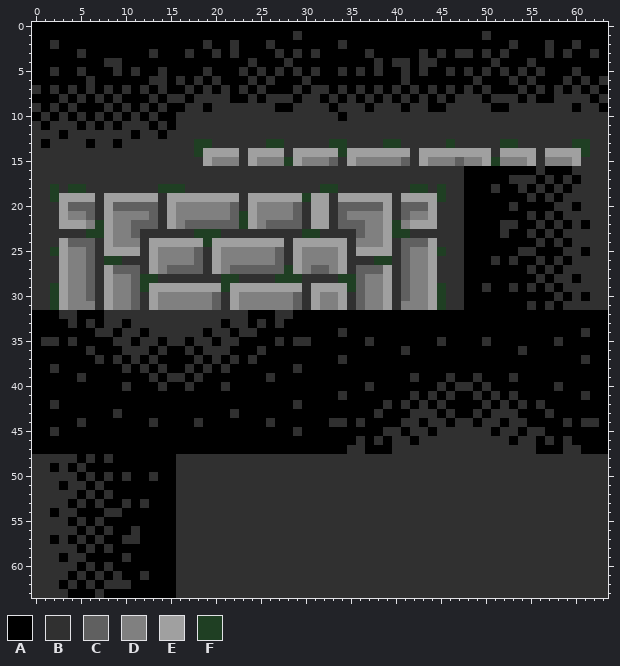
A pixel-art sprite gets an edit: sprites/Walls/tilemap.png. This is how it looked before the edit.
The file is 64x64 pixels.
Palette (. is transparent): A #000000  B #303030  C #606060  D #808080  E #a0a0a0  F #1f3f23
Pixels before (only the part around the change), first column x 16:
44 AABAAAAAAABAAAAAABBABAAAABBABBABBABBABBAAAABABBA
45 AAAAAAAAAAAAABAAAAAAAAABBABBABBBBBBABBABBAAAAAAA
46 AAAAAAAAAAAAAAAAAAAABABABBABBBBBBBBBBABBABABAAAA
47 AAAAAAAAAAAAAAAAAAABBAAABBBBBBBBBBBBBBBBAAABBAAA
48 BBBBBBBBBBBBBBBBBBBBBBBBBBBBBBBBBBBBBBBBBBBBBBBB
49 BBBBBBBBBBBBBBBBBBBBBBBBBBBBBBBBBBBBBBBBBBBBBBBB
50 BBBBBBBBBBBBBBBBBBBBBBBBBBBBBBBBBBBBBBBBBBBBBBBB
51 BBBBBBBBBBBBBBBBBBBBBBBBBBBBBBBBBBBBBBBBBBBBBBBB
52 BBBBBBBBBBBBBBBBBBBBBBBBBBBBBBBBBBBBBBBBBBBBBBBB
53 BBBBBBBBBBBBBBBBBBBBBBBBBBBBBBBBBBBBBBBBBBBBBBBB
54 BBBBBBBBBBBBBBBBBBBBBBBBBBBBBBBBBBBBBBBBBBBBBBBB
55 BBBBBBBBBBBBBBBBBBBBBBBBBBBBBBBBBBBBBBBBBBBBBBBB
56 BBBBBBBBBBBBBBBBBBBBBBBBBBBBBBBBBBBBBBBBBBBBBBBB
57 BBBBBBBBBBBBBBBBBBBBBBBBBBBBBBBBBBBBBBBBBBBBBBBB
58 BBBBBBBBBBBBBBBBBBBBBBBBBBBBBBBBBBBBBBBBBBBBBBBB
59 BBBBBBBBBBBBBBBBBBBBBBBBBBBBBBBBBBBBBBBBBBBBBBBB
60 BBBBBBBBBBBBBBBBBBBBBBBBBBBBBBBBBBBBBBBBBBBBBBBB
61 BBBBBBBBBBBBBBBBBBBBBBBBBBBBBBBBBBBBBBBBBBBBBBBB
62 BBBBBBBBBBBBBBBBBBBBBBBBBBBBBBBBBBBBBBBBBBBBBBBB
63 BBBBBBBBBBBBBBBBBBBBBBBBBBBBBBBBBBBBBBBBBBBBBBBB
New version:
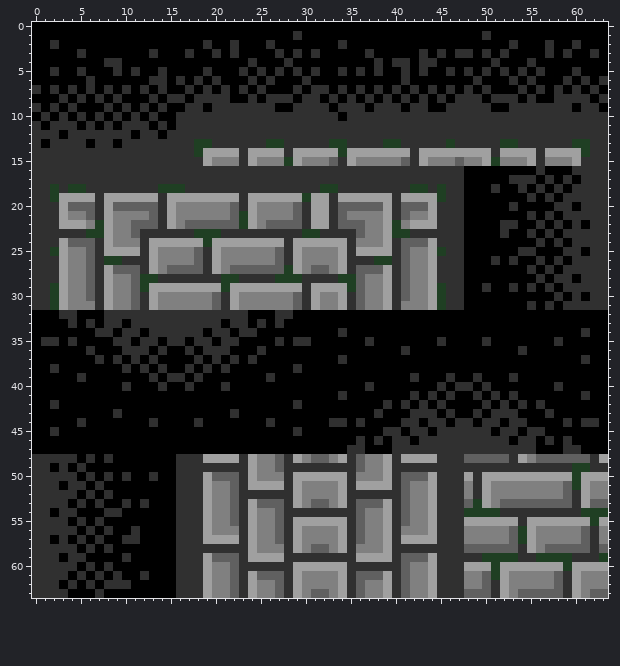
Change:
Changed rows in their new state; - is an unchanged pixel.
first column x 19:
48 EEEE-EDDC-EDCCDE-CDDE-EEEE---CCCCC-EDCCCCCC-E
49 -----EDDC--------CDDE--------------------FF--
50 ECCC-EDDD-EEEEEE-DDDE-CCCE---E-EEEEEEEEEEFEEE
51 EDDC-EEEE-EDDDDE-EEEE-CDDE---D-EDDDDDDDDCFEDD
52 EDDC------EDDDDE------CDDE---D-EDDDDDDDDC-EDD
53 EDDC-ECCC-EDCCDE-CCCE-CDDE---CFEDCCCCCCCC-ECC
54 EDDC-EDDC--------CDDE-CDDE---FFFF---------FFF
55 EDDC-EDDC-EEEEEE-CDDE-CDDE---EEEEEE-EEEEEEEFE
56 EDDD-EDDC-EDDDDE-CDDE-DDDE---DDDDDCFEDDDDDC-D
57 EEEE-EDDC-EDDDDE-CDDE-EEEE---DDDDDCFEDDDDDC-D
58 -----EDDD-EDCCDE-DDDE--------CCCCCC-EDCCCCC-C
59 ECCC-EEEE--------EEEE-CCCE-----FFFF--FFFF---F
60 EDDC------EEEEEE------CDDE---EEEFEEEEEEEFEEEE
61 EDDC-ECCC-EDDDDE-CCCE-CDDE---DDCFEDDDDDC-EDDD
62 EDDC-EDDC-EDDDDE-CDDE-CDDE---DDC-EDDDDDC-EDDD
63 EDDC-EDDC-EDCCDE-CDDE-CDDE---CCC-EDCCCCC-EDCC
Where, in picture pixels (left, top, right, bottom), the same in both pictures:
changed: (203, 454, 437, 598)
changed: (464, 454, 608, 598)
